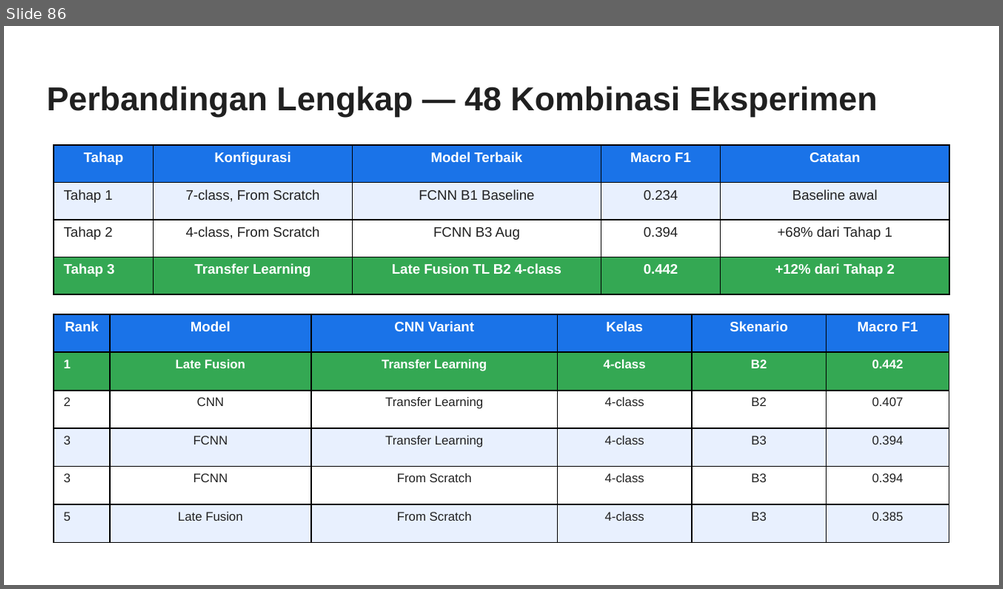
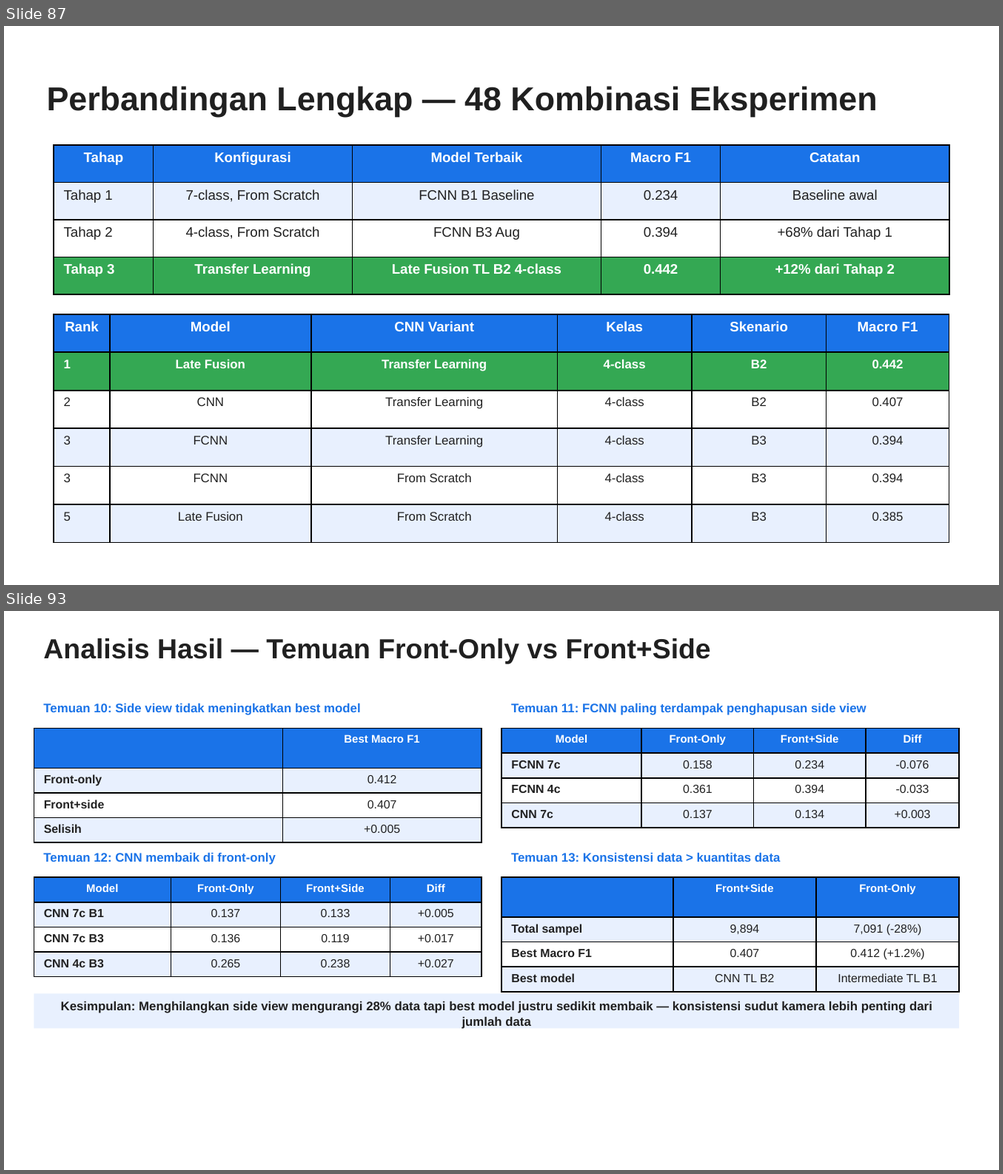
Before and after one commit to taufikhdyt01/MultimodalEmoLearn, a slide deck: docs/PPT Bimbingan.pptx. Shown one above the other, each under a label of ours: slide 86 before the commit, slides 87 and 93 after it; the slides between them are not shown. The pictures are 1003x589 and 1003x1174 pixels, drawn with LibreOffice and Linux fonts; fonts in the diff are those of the drawing. Boxes give left, top, right and bottom in pixels: in the first picture for what was removed or moved away, otherwise in the second. Text is boxed around its words. In the diff, an @@ line names an element or a change of style, - is before the commit and + after.

```diff
--- a/docs/PPT Bimbingan.pptx
+++ b/docs/PPT Bimbingan.pptx
@@ slide 93 added at <box>4,611,999,1170</box>, background #FFFFFF @@
@@ text added at <box>43,638,711,664</box>, 20 pt, text #202020, bold @@
+Analisis Hasil — Temuan Front-Only vs Front+Side
@@ text added at <box>43,703,360,715</box>, 9 pt, text #1A73E8, bold @@
+Temuan 10: Side view tidak meningkatkan best model
@@ text added at <box>511,703,865,715</box>, 9 pt, text #1A73E8, bold @@
+Temuan 11: FCNN paling terdampak penghapusan side view
@@ table added at <box>34,729,481,836</box>, 4 rows, 2 columns @@
+ | Best Macro F1
+Front-only | 0.412
+Front+side | 0.407
+Selisih | +0.005
@@ table added at <box>501,729,960,828</box>, 4 rows, 4 columns @@
+Model | Front-Only | Front+Side | Diff
+FCNN 7c | 0.158 | 0.234 | -0.076
+FCNN 4c | 0.361 | 0.394 | -0.033
+CNN 7c | 0.137 | 0.134 | +0.003
@@ text added at <box>43,852,275,865</box>, 9 pt, text #1A73E8, bold @@
+Temuan 12: CNN membaik di front-only
@@ text added at <box>511,852,780,862</box>, 9 pt, text #1A73E8, bold @@
+Temuan 13: Konsistensi data > kuantitas data
@@ table added at <box>34,877,481,977</box>, 4 rows, 4 columns @@
+Model | Front-Only | Front+Side | Diff
+CNN 7c B1 | 0.137 | 0.133 | +0.005
+CNN 7c B3 | 0.136 | 0.119 | +0.017
+CNN 4c B3 | 0.265 | 0.238 | +0.027
@@ table added at <box>501,877,960,985</box>, 4 rows, 3 columns @@
+ | Front+Side | Front-Only
+Total sampel | 9,894 | 7,091 (-28%)
+Best Macro F1 | 0.407 | 0.412 (+1.2%)
+Best model | CNN TL B2 | Intermediate TL B1
@@ rectangle added at <box>34,994,959,1028</box>, fill #E8F0FE, 9 pt, text #202020, bold @@
+Kesimpulan: Menghilangkan side view mengurangi 28% data tapi best model justru sedikit membaik — konsistensi sudut kamera lebih penting dari jumlah data
@@ what was slide 86 is now slide 87 @@
```
Also in this commit, not shown: 9 other slides added, 5 other files.
